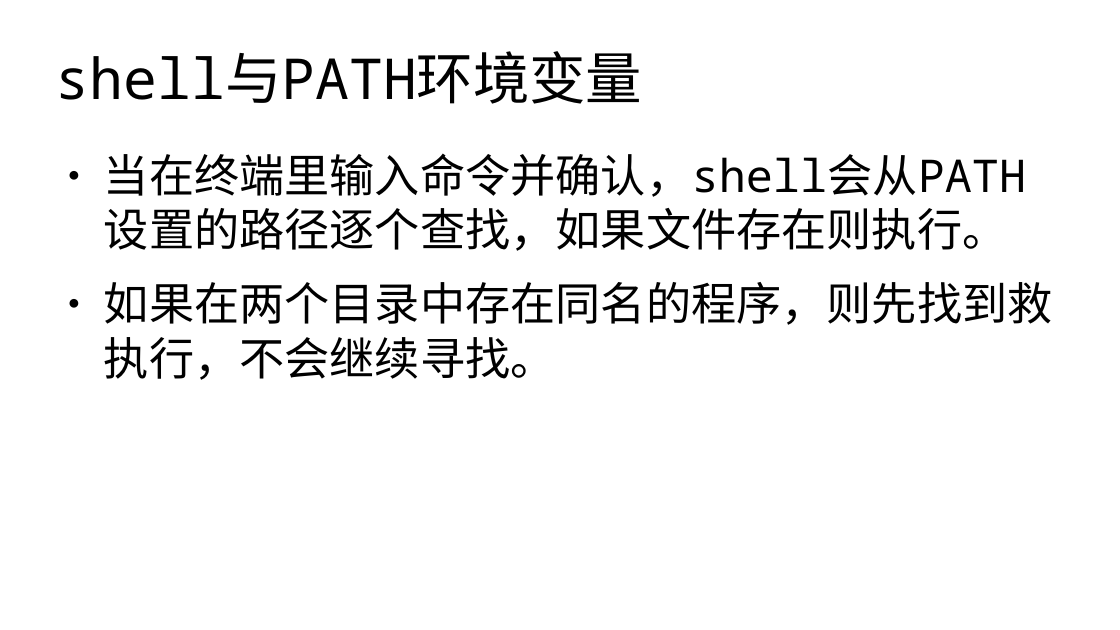
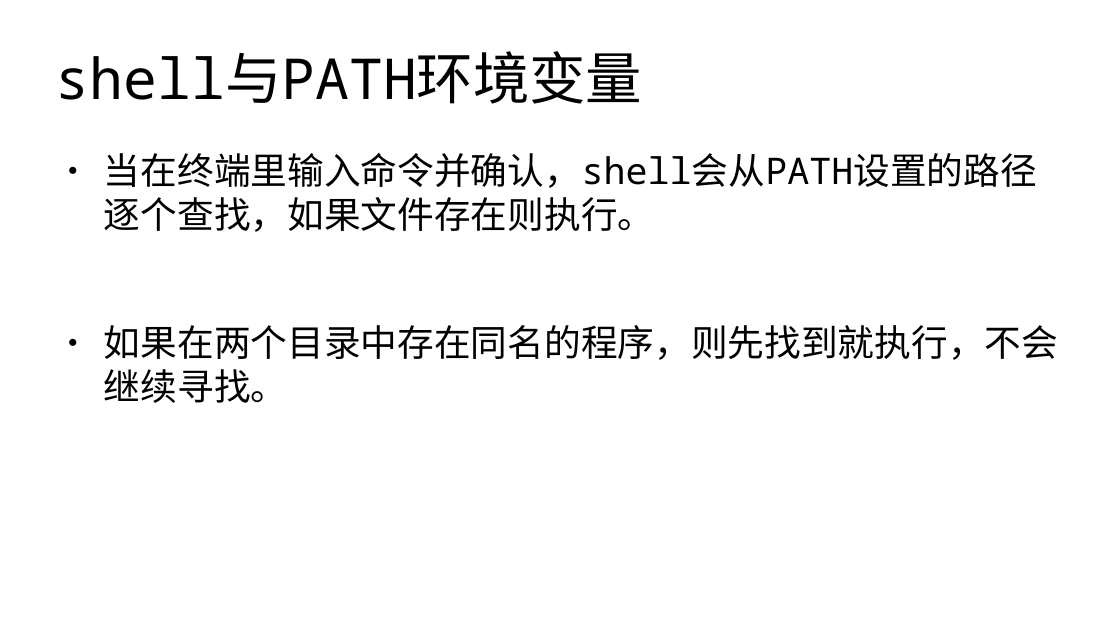
Before and after one commit to master-genius/linux-system, a slide deck: slide 29 of materials/slides/ch02-dir-struct-and-shell.odp. Drawn at 1120x630 pixels with LibreOffice and Linux fonts; fonts in the diff are those of the drawing. Boxes give left, top, right and bottom in pixels: in the first picture for what was removed or moved away, otherwise in the second. Text is boxed around its words. In the diff, an @@ line names an element or a change of style, - is before the commit and + after.

```diff
--- a/materials/slides/ch02-dir-struct-and-shell.odp
+++ b/materials/slides/ch02-dir-struct-and-shell.odp
@@ text at (104, 153, 1037, 232): size 32 to 26 pt in "当在终端里输入命令并确认，shell会从PATH设置的路径逐个查找，如果文件存在则执行。" @@
@@ text at (104, 325, 1058, 403): text changed; size 32 to 26 pt @@
-● 如果在两个目录中存在同名的程序，则先找到救执行，不会继续寻找。
+● 如果在两个目录中存在同名的程序，则先找到就执行，不会继续寻找。
```
Also in this commit, not shown: 22 other slides changed, 16 other files.
